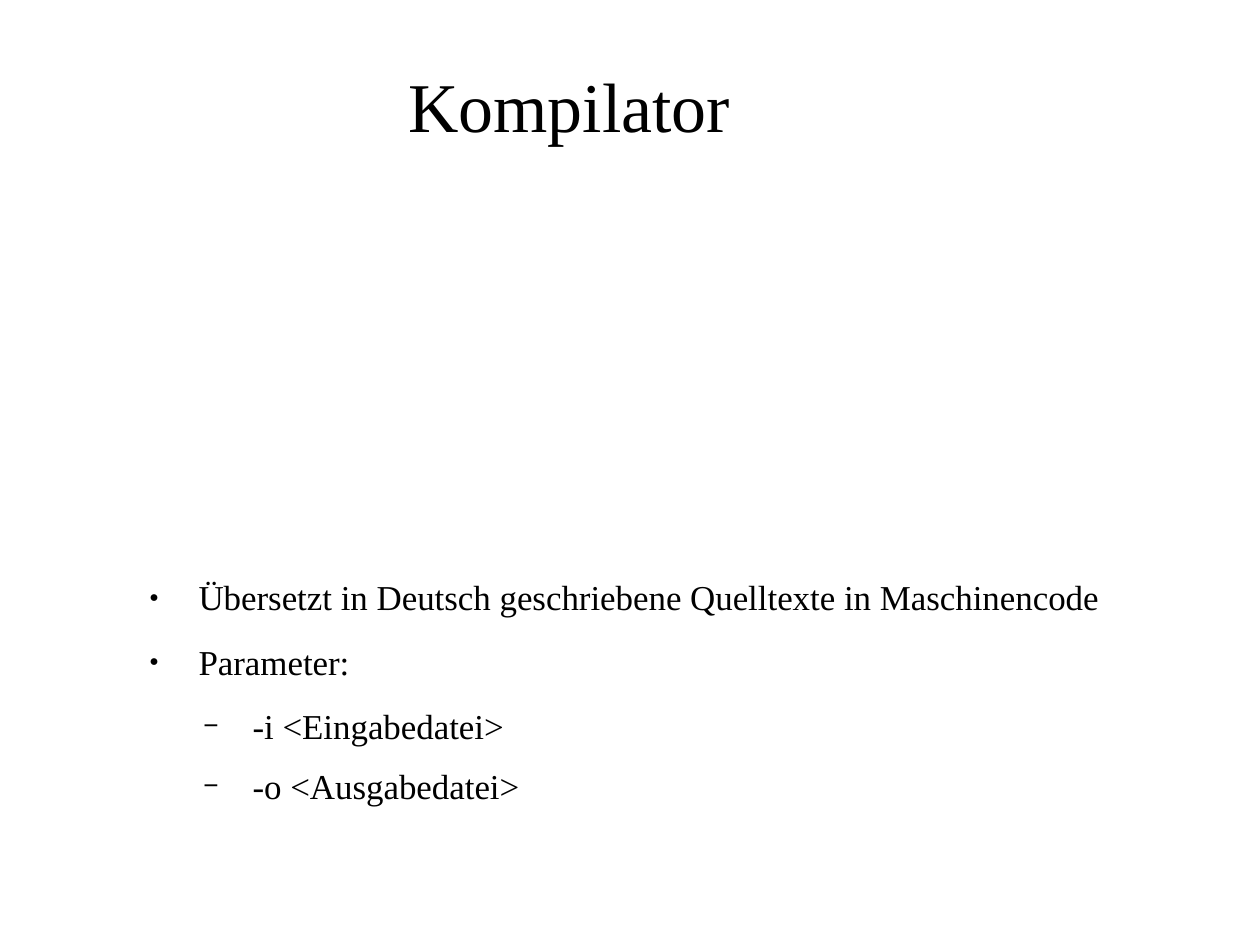
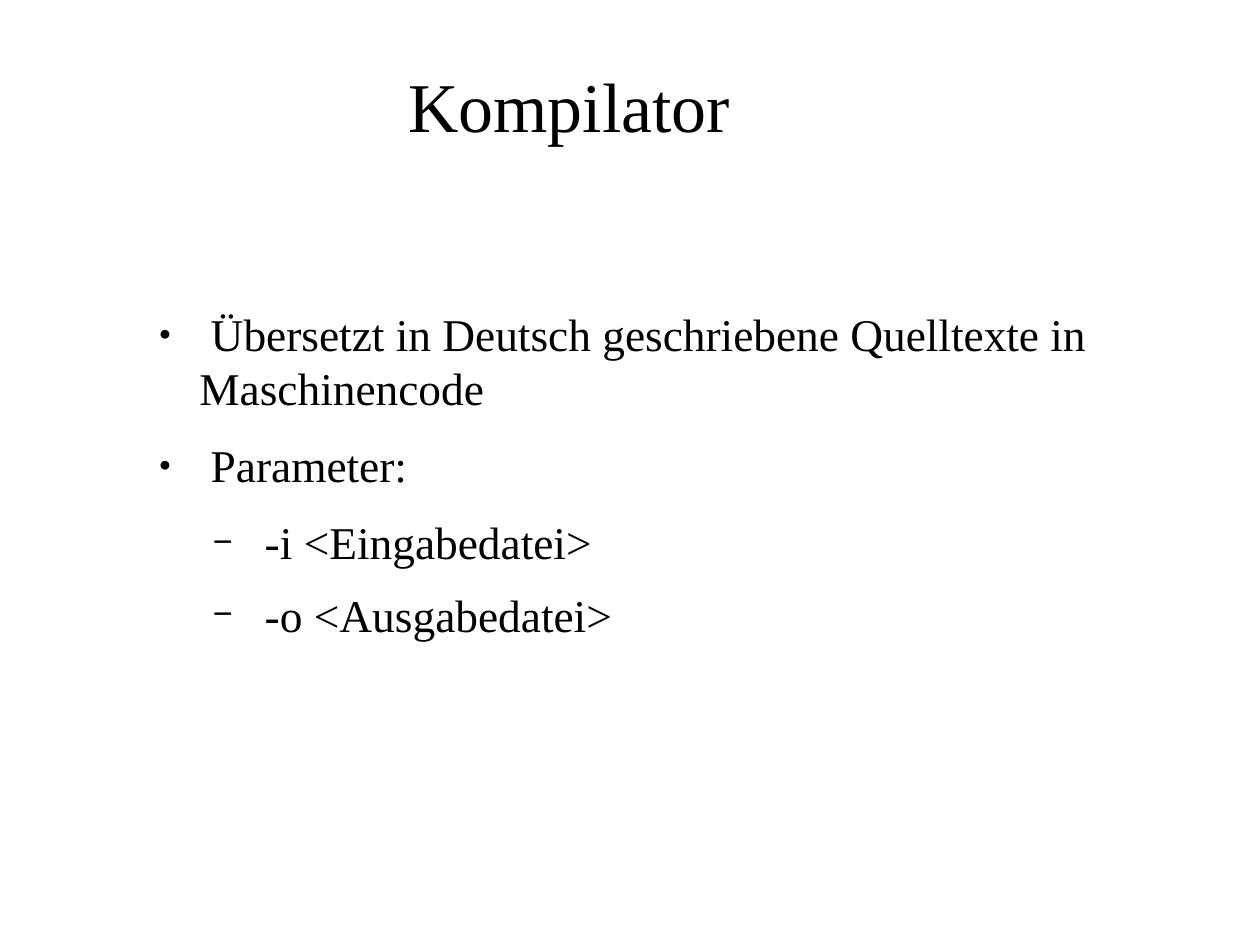
Before and after one commit to MasterInformatikHsBochum/Eine-deutsche-Praesentation, a slide deck: slide 7 of Präsentation.odp. Drawn at 1260x945 pixels with LibreOffice and Linux fonts; fonts in the diff are those of the drawing; background and template pictures are left out. Boxes give left, top, right and bottom in pixels: in the first picture for what was removed or moved away, otherwise in the second. Text is boxed around its words. In the diff, an @@ line names an element or a change of style, - is before the commit and + after.

```diff
--- a/Präsentation.odp
+++ b/Präsentation.odp
@@ text "Übersetzt in Deutsch geschriebene Quelltexte ..." moved from (x1=199, y1=583, x2=1099, y2=806) to (x1=199, y1=316, x2=1085, y2=641) @@
@@ text "Übersetzt in Deutsch geschriebene Quelltexte ..." at (x1=199, y1=316, x2=1085, y2=641): size 22 to 28.6 pt @@
```
Also in this commit, not shown: 7 other slides changed, 1 other file.
